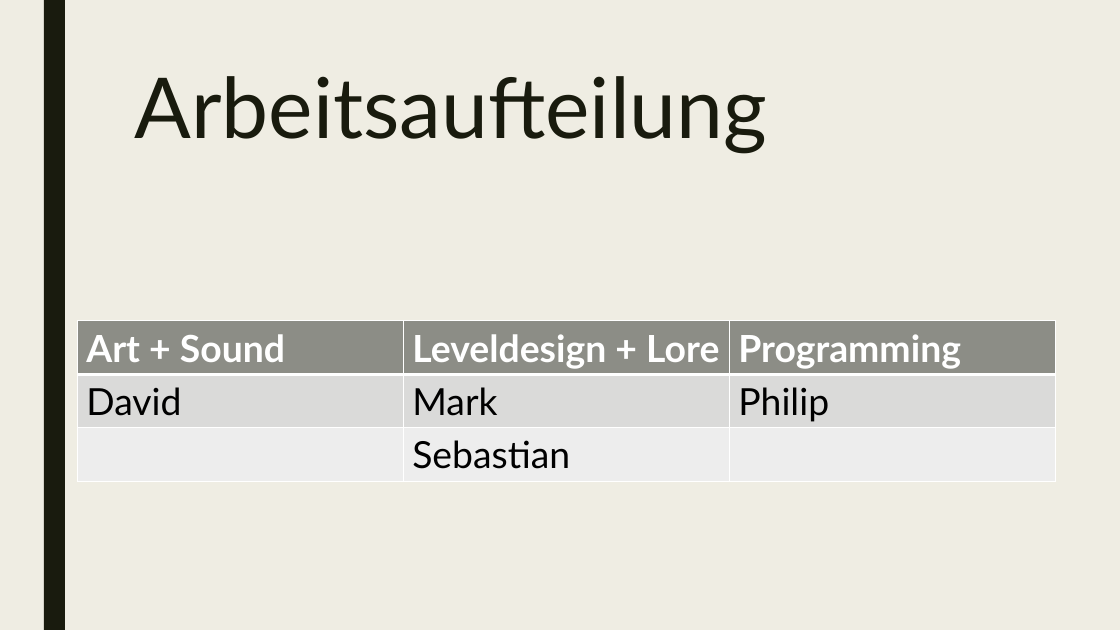
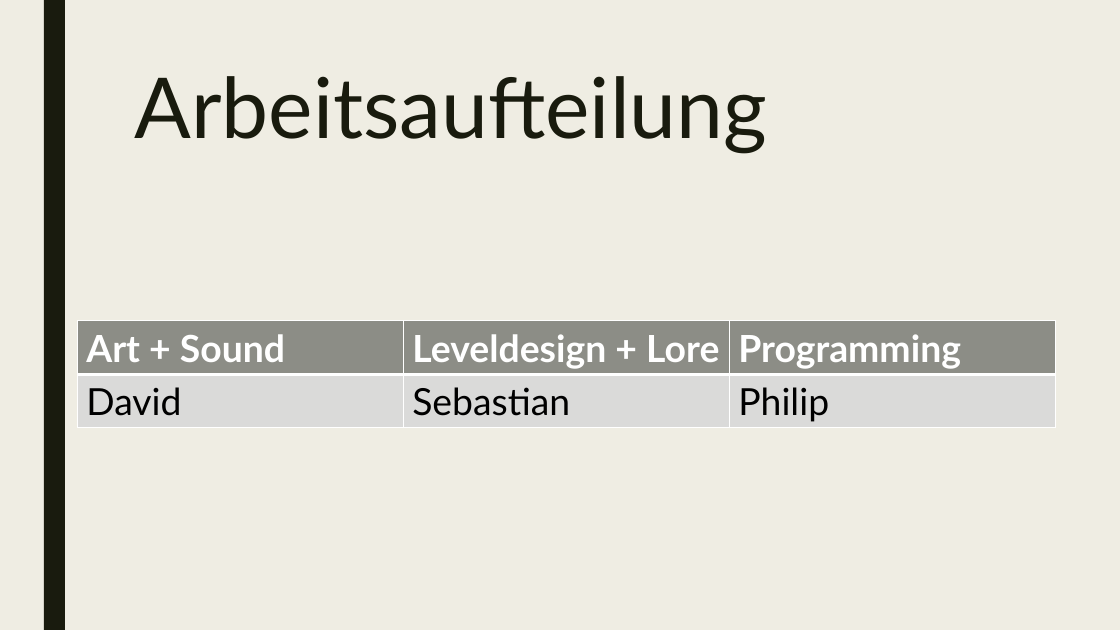
Before and after one commit to Philip-Bachl/PRE_2223, a slide deck: slide 3 of Jumper (WIP).pptx. Drawn at 1120x630 pixels with LibreOffice and Linux fonts; fonts in the diff are those of the drawing. Boxes give left, top, right and bottom in pixels: in the first picture for what was removed or moved away, otherwise in the second. Text is boxed around its words. In the diff, an @@ line names an element or a change of style, - is before the commit and + after.

```diff
--- a/Jumper (WIP).pptx
+++ b/Jumper (WIP).pptx
@@ table at (x1=78, y1=321, x2=1056, y2=428) @@
-row 2: David | Mark | Philip
-row 3:  | Sebastian | 
+row 2: David | Sebastian | Philip
```
